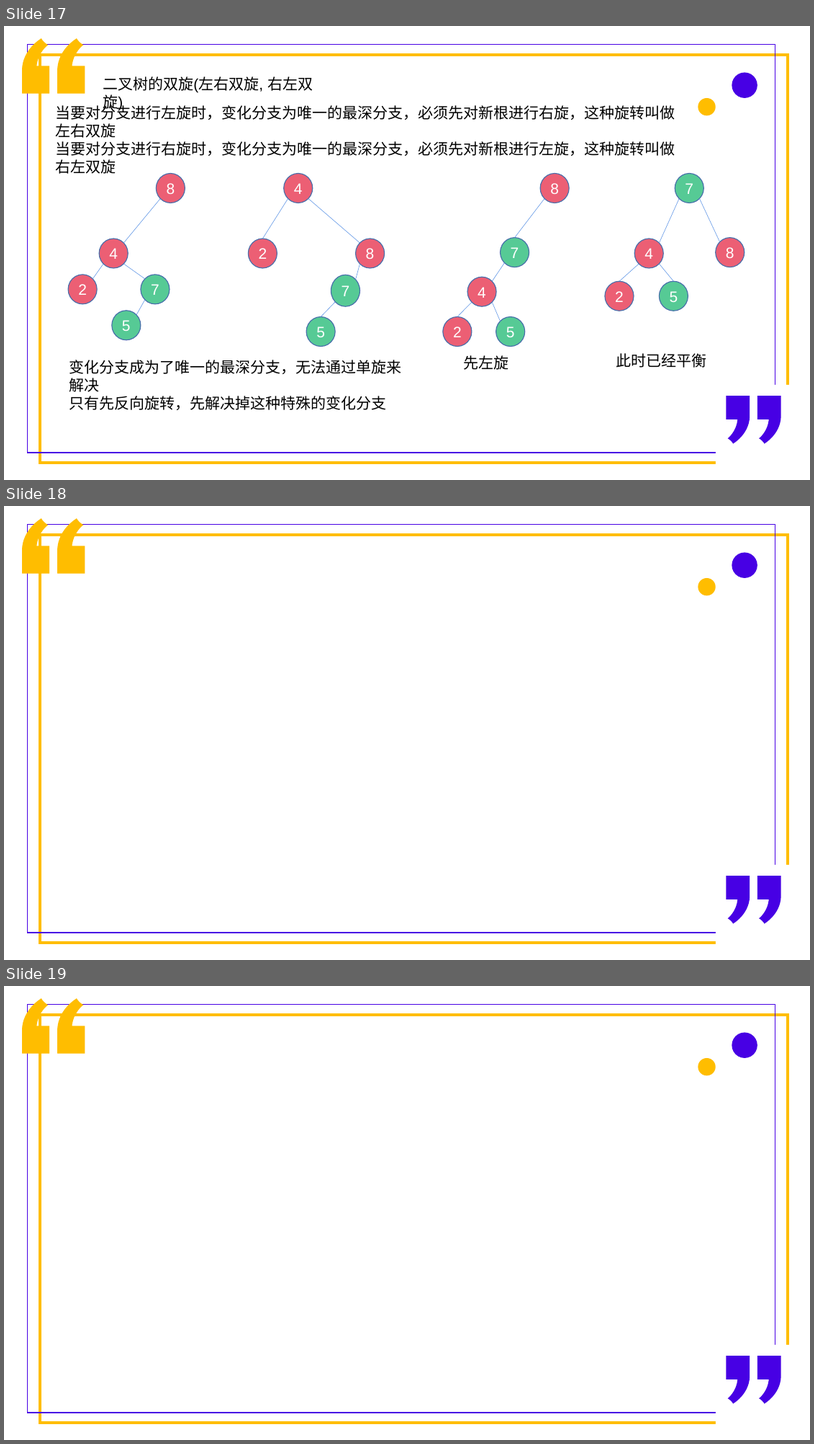
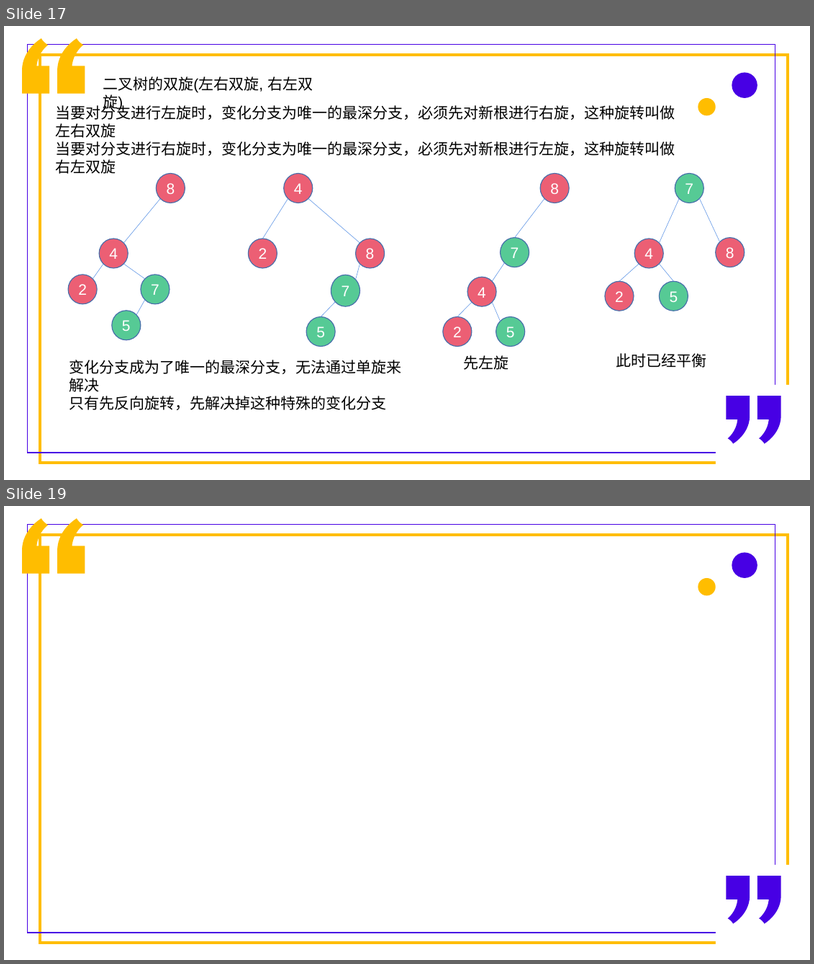
Before and after one commit to PhilRandWu/Algorithm_web, a slide deck: 算法练习思路整理.pptx. Shown one above the other, each under a label of ours: slides 17, 18 and 19 before the commit, slides 17 and 19 after it; the slides between them are not shown. The pictures are 814x1444 and 814x964 pixels, drawn with LibreOffice and Linux fonts; fonts in the diff are those of the drawing. Boxes give left, top, right and bottom in pixels: in the first picture for what was removed or moved away, otherwise in the second. Text is boxed around its words. In the diff, an @@ line names an element or a change of style, - is before the commit and + after.

```diff
--- a/算法练习思路整理.pptx
+++ b/算法练习思路整理.pptx
@@ slide 18 removed at box(4, 506, 810, 960), background #FFFFFF @@
@@ freeform shape removed at box(23, 519, 49, 573) @@
@@ rectangle removed at box(28, 525, 776, 932) @@
@@ freeform shape removed at box(58, 519, 85, 573) @@
@@ rectangle removed at box(40, 535, 789, 943) @@
@@ ellipse removed at box(733, 553, 758, 578) @@
@@ ellipse removed at box(699, 578, 716, 595) @@
@@ rectangle removed at box(716, 865, 797, 952) @@
@@ freeform shape removed at box(727, 875, 751, 924) @@
@@ freeform shape removed at box(758, 875, 782, 924) @@
```
Also in this commit, not shown: 1 slide added, 4 other files.
